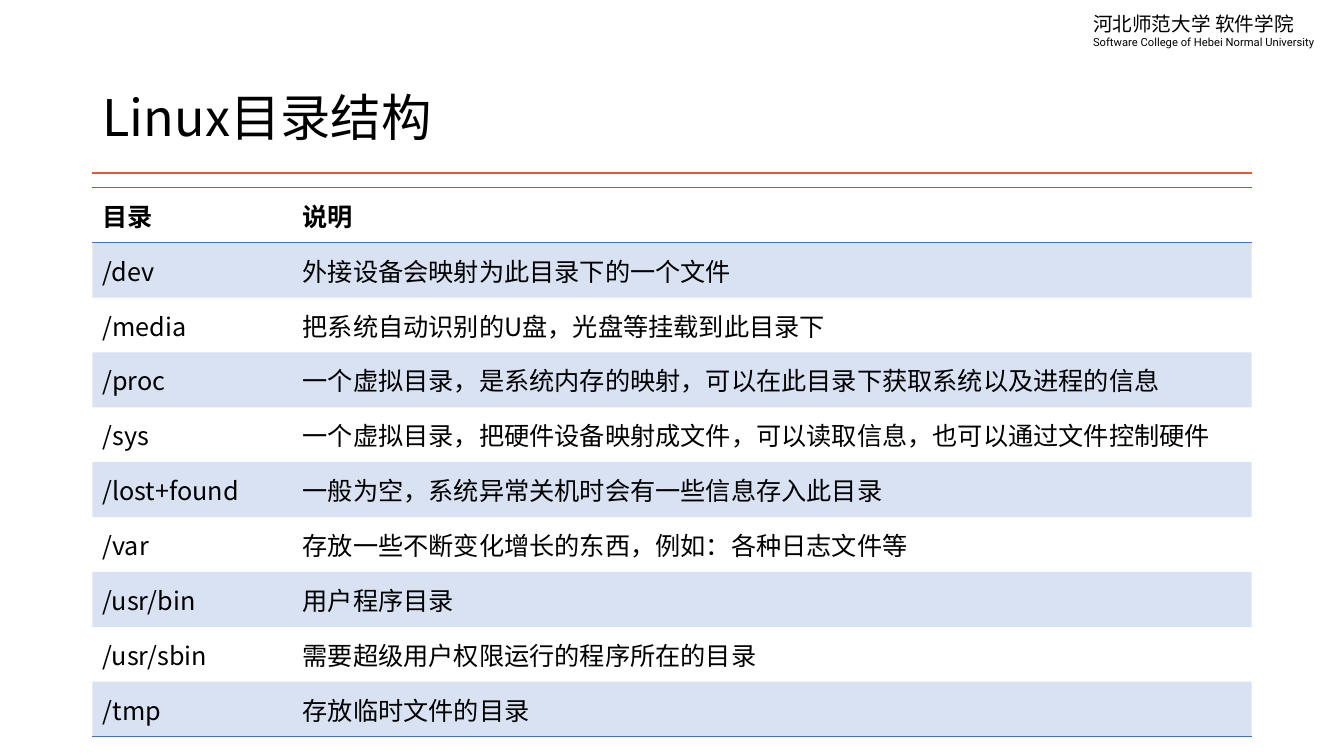
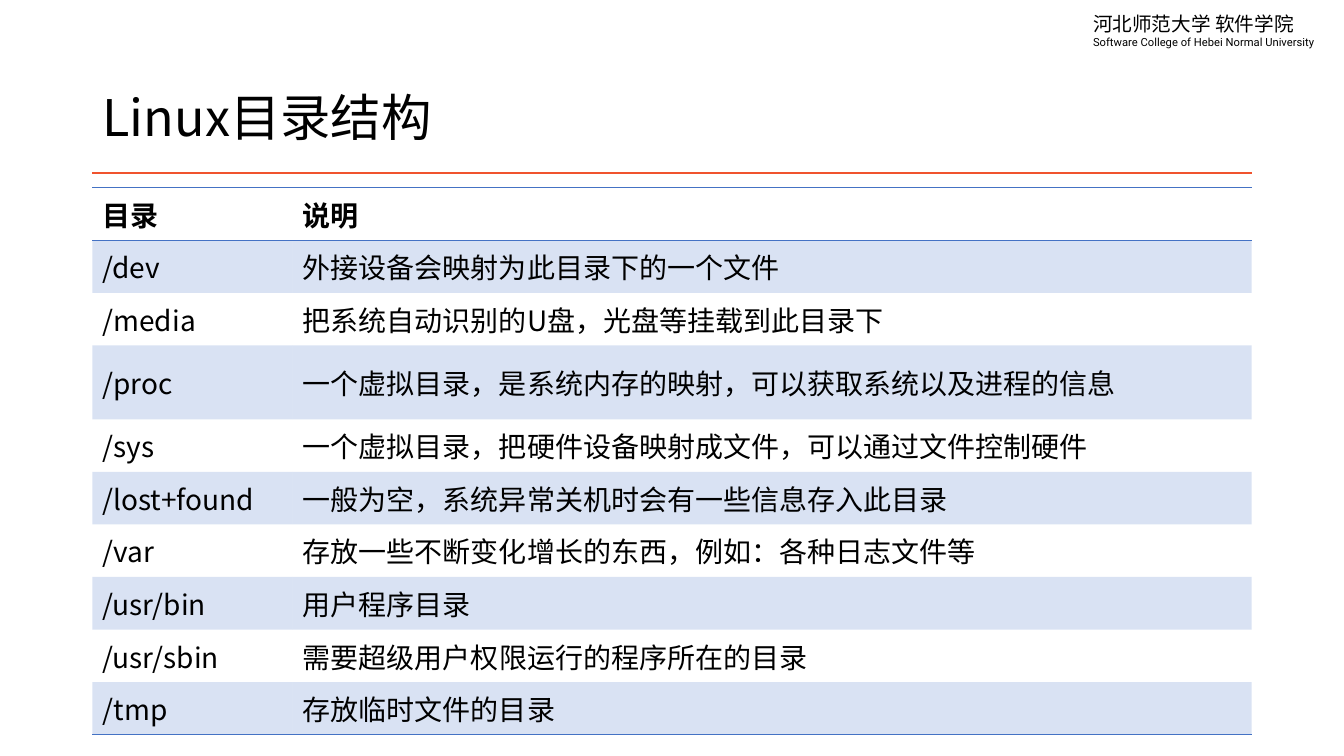
Before and after one commit to edu2act/course-linux-system, a slide deck: slide 5 of materials/slides/ch02-file-system-and-dir-architecture.pptx. Drawn at 1344x756 pixels with LibreOffice and Linux fonts; fonts in the diff are those of the drawing. Boxes give left, top, right and bottom in pixels: in the first picture for what was removed or moved away, otherwise in the second. Text is boxed around its words. In the diff, an @@ line names an element or a change of style, - is before the commit and + after.

```diff
--- a/materials/slides/ch02-file-system-and-dir-architecture.pptx
+++ b/materials/slides/ch02-file-system-and-dir-architecture.pptx
@@ table at box(93, 188, 1252, 735) @@
-row 4, column 2: 一个虚拟目录，是系统内存的映射，可以在此目录下获取系统以及进程的信息
+row 4, column 2: 一个虚拟目录，是系统内存的映射，可以获取系统以及进程的信息
-row 5, column 2: 一个虚拟目录，把硬件设备映射成文件，可以读取信息，也可以通过文件控制硬件
+row 5, column 2: 一个虚拟目录，把硬件设备映射成文件，可以通过文件控制硬件
@@ size 18 to 20 pt in "目录", "说明", "/dev", "外接设备会映射为此目录下的一个文件" and 14 more places @@
```
Also in this commit, not shown: 11 other slides changed, 5 other files.
